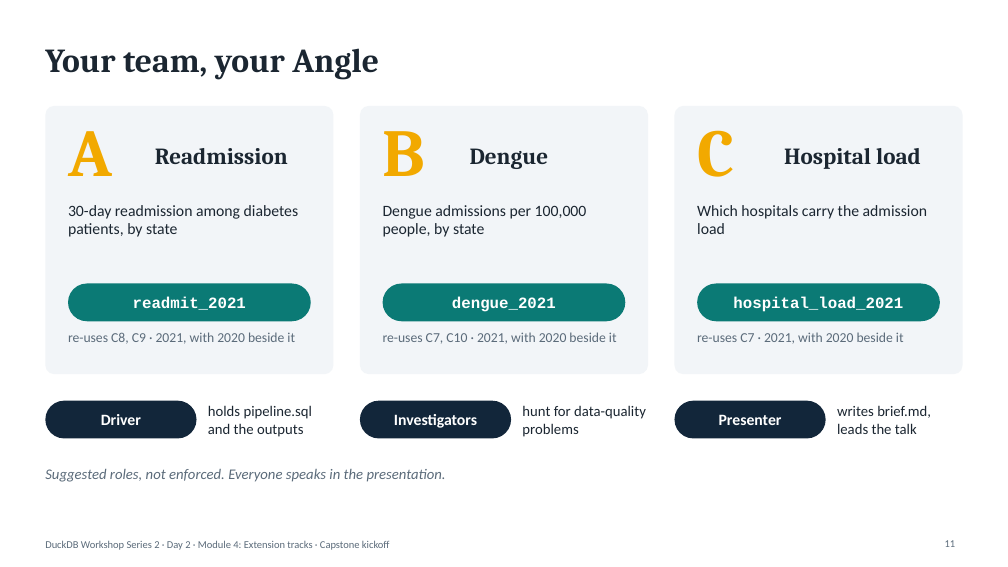
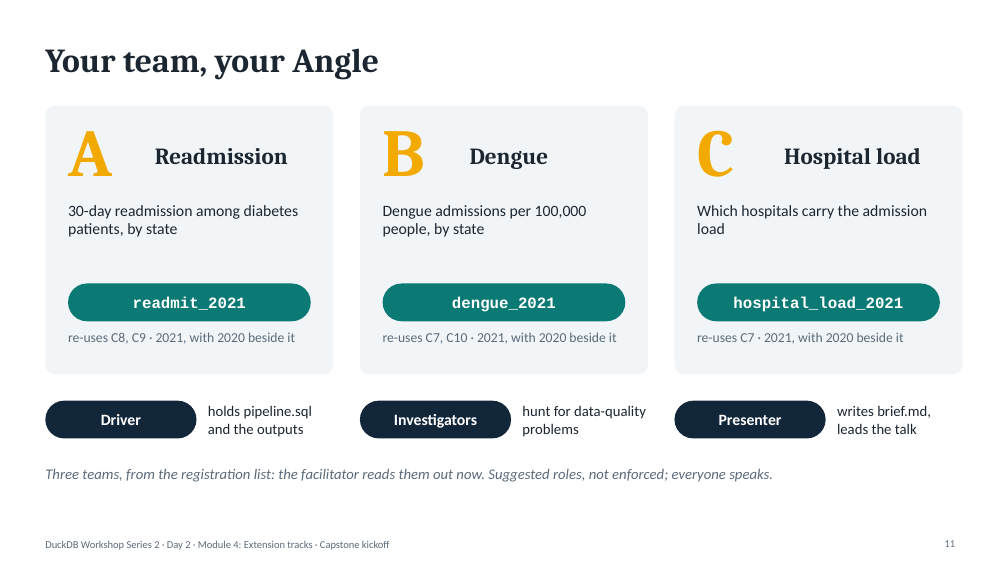
Before and after one commit to drmayu7/duckdb_advance_workshop, a slide deck: slide 11 of handouts/m4.pptx. Drawn at 1008x567 pixels with LibreOffice and Linux fonts; fonts in the diff are those of the drawing. Boxes give left, top, right and bottom in pixels: in the first picture for what was removed or moved away, otherwise in the second. Text is boxed around its words. In the diff, an @@ line names an element or a change of style, - is before the commit and + after.

```diff
--- a/handouts/m4.pptx
+++ b/handouts/m4.pptx
@@ text at bbox=[45, 469, 773, 482]: text changed @@
-Suggested roles, not enforced. Everyone speaks in the presentation.
+Three teams, from the registration list: the facilitator reads them out now. Suggested roles, not enforced; everyone speaks.
```
Also in this commit, not shown: 1 other slide changed, 7 other files.
